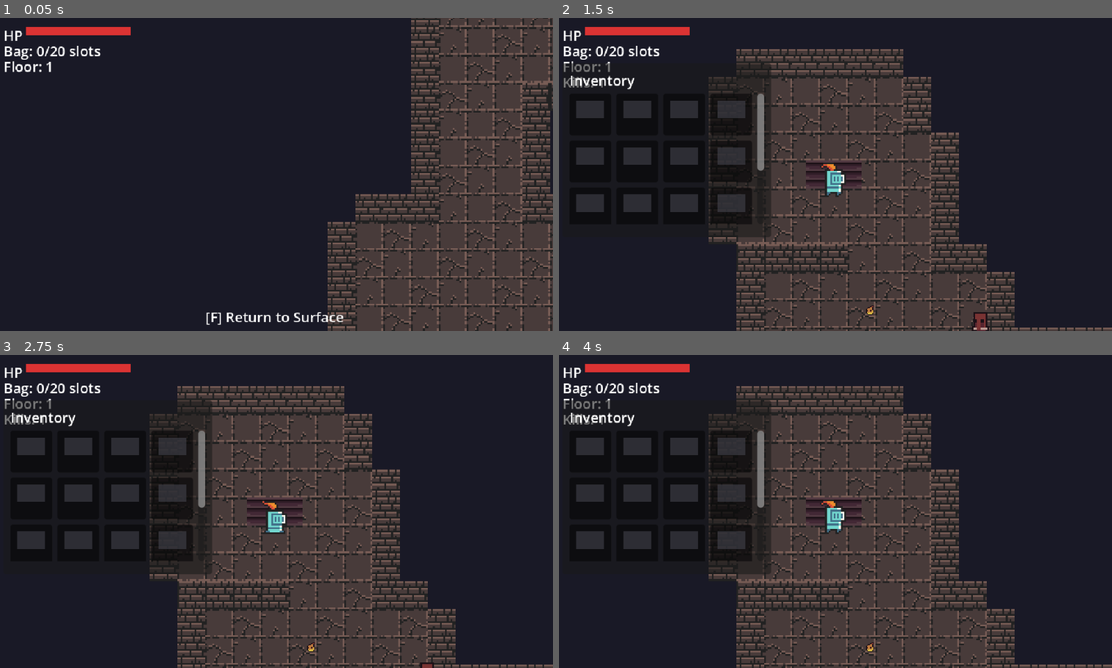
Above: before the commit, frames 1-4 (two rows, left to right).
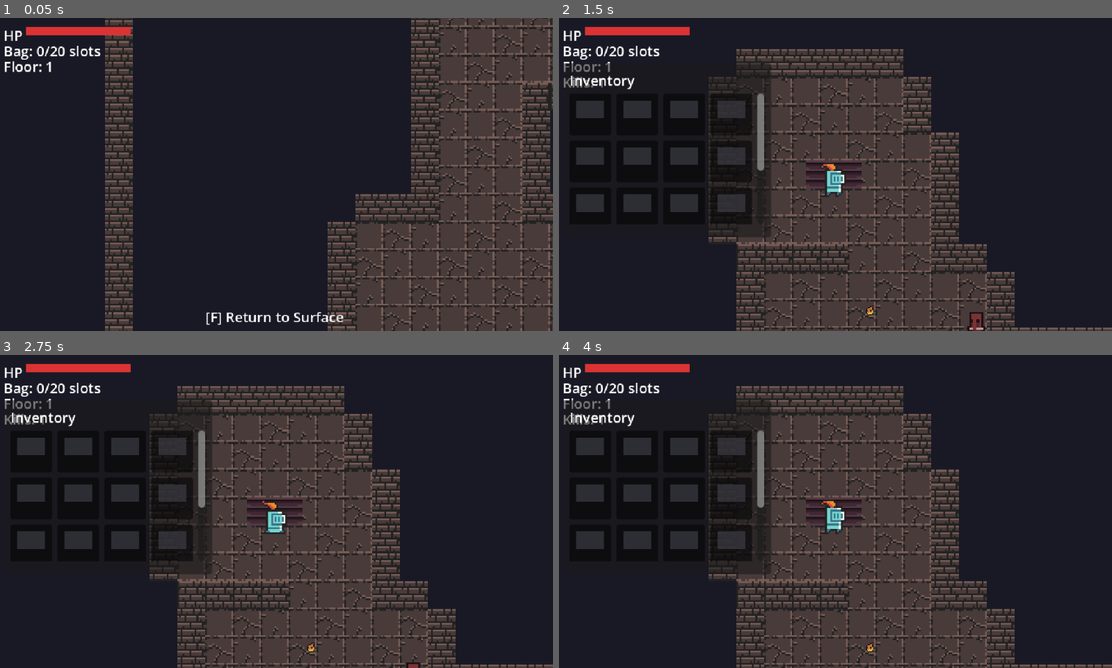
Above: after the commit, the same moments.

Repository: apaqa/depthcraft
Game: Godot game, scene res://scenes/main.tscn
Same seed, same stepped clock (60 frames per second), same inputs: the game is played once before the commit and once after it.
Inputs (mouse positions are in pixels of both pictures, inside the frame that each line leads up to):
- Up to frame 1 (0.05 s): no input
- Up to frame 2 (1.5 s): tap Enter (toggle_inventory) at 0.5 s; move the mouse to (957, 158) at 0.52 s; hold D (move_right) 0.53-1.28 s; hold F (enter) 0.53-1.28 s; click (957, 158) at 0.67 s; move the mouse to (724, 190) at 1.27 s; hold S (move_down) from 1.28 s (still down); click (724, 190) at 1.35 s
- Up to frame 3 (2.75 s): tap F (enter) at 1.55, 2.3 s; move the mouse to (331, 442) at 2.02 s; release S (move_down) at 2.03 s; hold D (move_right) from 2.03 s (still down); hold Mouse wheel up (build_next) from 2.03 s (still down); click (331, 442) at 2.17 s
- Up to frame 4 (4 s): move the mouse to (807, 574) at 2.77 s; release D (move_right) at 2.78 s; release Mouse wheel up (build_next) at 2.78 s; hold W (move_up) 2.78-3.53 s; tap Mouse wheel down (build_prev) at 2.85 s; click (807, 574) at 2.92 s; tap F (enter) at 3.05 s; move the mouse to (1001, 558) at 3.52 s; hold A (move_left) from 3.53 s (still down); hold F (enter) from 3.53 s (still down); tap Shift (dodge) at 3.6 s; click (1001, 558) at 3.67 s

The runs differ from the first frame. In frame 1, 3.2% of the frame differs, in the area x 18-25%, y 0-100%; in frame 2, 0.2%; in frame 3, less than 0.1%; in frame 4, nothing differs.

Commit message:
fix: dungeon wall collision, building display, overlap prevention

Diff:
--- a/scenes/dungeon/dungeon_level.tscn
+++ b/scenes/dungeon/dungeon_level.tscn
@@ -9,6 +9,8 @@
 [node name="TileMapLayer" type="TileMapLayer" parent="."]
 tile_set = ExtResource("2_43lbp")
 
+[node name="WallCollisionRoot" type="Node2D" parent="."]
+
 [node name="FeatureRoot" type="Node2D" parent="."]
 
 [node name="EnemyRoot" type="Node2D" parent="."]
--- a/scenes/overworld/test_overworld.tscn
+++ b/scenes/overworld/test_overworld.tscn
@@ -17,6 +17,9 @@
 
 [node name="BuildingLayer" type="TileMapLayer" parent="."]
 tile_set = ExtResource("2_fba6m")
+z_index = 0
+
+[node name="BuildingContainer" type="Node2D" parent="."]
 z_index = 0
 
 [node name="PlayerSpawn" type="Marker2D" parent="."]
--- a/scripts/building/building_data.gd
+++ b/scripts/building/building_data.gd
@@ -13,6 +13,7 @@
 		"kind": "tile",
 		"cost": {"wood": 2},
 		"has_collision": true,
+		"preview_texture": preload("res://assets/crate.png"),
 		"tile_source_id": 106,
 		"tile_atlas_coords": FULL_TILE_ATLAS,
 	},
@@ -22,6 +23,7 @@
 		"kind": "tile",
 		"cost": {"wood": 1},
 		"has_collision": false,
+		"preview_texture": preload("res://assets/floor_5.png"),
 		"tile_source_id": 3,
 		"tile_atlas_coords": FULL_TILE_ATLAS,
 	},
@@ -31,6 +33,7 @@
 		"kind": "tile",
 		"cost": {"stone": 3},
 		"has_collision": true,
+		"preview_texture": preload("res://assets/wall_missing_brick_1.png"),
 		"tile_source_id": 107,
 		"tile_atlas_coords": FULL_TILE_ATLAS,
 	},
@@ -40,6 +43,7 @@
 		"kind": "tile",
 		"cost": {"stone": 2},
 		"has_collision": false,
+		"preview_texture": preload("res://assets/floor_8.png"),
 		"tile_source_id": 4,
 		"tile_atlas_coords": FULL_TILE_ATLAS,
 	},
--- a/scripts/building/building_system.gd
+++ b/scripts/building/building_system.gd
@@ -22,6 +22,7 @@
 var active_level_id: String = ""
 var active_level = null
 var building_layer: TileMapLayer = null
+var building_container: Node2D = null
 var placed_buildings: Dictionary = {}
 var placed_facilities: Dictionary = {}
 var selected_building_index: int = 0
@@ -29,6 +30,7 @@
 var home_core_position: Vector2 = Vector2.ZERO
 var home_core_instance = null
 var facility_instances: Dictionary = {}
+var building_instances: Dictionary = {}
 var debug_mode: bool = false
 var _loaded_from_save: bool = false
 
@@ -42,9 +44,11 @@
 	active_level_id = level_id
 	active_level = level
 	building_layer = null
+	building_container = null
 
 	if active_level != null:
 		building_layer = active_level.get_node_or_null("BuildingLayer")
+		building_container = active_level.get_node_or_null("BuildingContainer")
 
 	if active_level_id != "overworld":
 		exit_build_mode()
@@ -139,7 +143,7 @@
 
 
 func can_use_build_mode() -> bool:
-	return active_level_id == "overworld" and building_layer != null
+	return active_level_id == "overworld" and building_container != null
 
 
 func get_selected_building() -> Dictionary:
@@ -186,7 +190,7 @@
 	if building.is_empty():
 		return null
 
-	if str(building.get("kind", "tile")) == "facility":
+	if building.has("preview_texture"):
 		return building.get("preview_texture", null)
 
 	if building_layer == null:
@@ -221,10 +225,10 @@
 			return false
 	else:
 		print("BUILD: placing ", building_id, " at ", tile_pos)
-		print("BUILD: layer=", building_layer, " source_id=", int(building["tile_source_id"]), " atlas=", building["tile_atlas_coords"])
-		building_layer.set_cell(tile_pos, int(building["tile_source_id"]), building["tile_atlas_coords"], 0)
-		print("BUILD: set_cell called on layer")
-		print("Cell set. Verify: source=", building_layer.get_cell_source_id(tile_pos), " atlas=", building_layer.get_cell_atlas_coords(tile_pos))
+		print("BUILD: sprite texture=", building.get("preview_texture", null), " source_id=", int(building["tile_source_id"]), " atlas=", building["tile_atlas_coords"])
+		if not _place_tile_building(tile_pos, building):
+			_refund_full_cost(building["cost"])
+			return false
 		placed_buildings[tile_pos] = building_id
 	_auto_save()
 	build_state_changed.emit()
@@ -235,7 +239,11 @@
 	if placed_buildings.has(tile_pos):
 		var building_id := str(placed_buildings[tile_pos])
 		var building: Dictionary = BUILDING_DATA.get_building(building_id)
-		building_layer.erase_cell(tile_pos)
+		if building_instances.has(tile_pos):
+			var placed_instance = building_instances[tile_pos]
+			if is_instance_valid(placed_instance):
+				placed_instance.queue_free()
+			building_instances.erase(tile_pos)
 		placed_buildings.erase(tile_pos)
 		_refund_partial_cost(building.get("cost", {}))
 		_auto_save()
@@ -263,13 +271,7 @@
 	if not can_use_build_mode():
 		return false
 
-	if building_layer.get_cell_source_id(tile_pos) != -1:
-		return false
-
-	if placed_buildings.has(tile_pos):
-		return false
-
-	if placed_facilities.has(tile_pos):
+	if _is_position_occupied(tile_pos):
 		return false
 
 	if tile_pos == _get_player_tile_pos():
@@ -296,10 +298,7 @@
 	if tile_pos == _get_player_tile_pos():
 		return false
 
-	if building_layer.get_cell_source_id(tile_pos) != -1:
-		return false
-
-	if placed_buildings.has(tile_pos):
+	if _is_position_occupied(tile_pos):
 		return false
 
 	if _has_blocking_world_object(tile_pos):
@@ -408,22 +407,28 @@
 
 
 func _apply_saved_state_to_level() -> void:
-	if building_layer == null:
-		return
-
-	building_layer.clear()
+	if active_level == null:
+		return
+
+	if building_layer != null:
+		building_layer.clear()
 	for tile_pos in facility_instances.keys():
 		var existing = facility_instances[tile_pos]
 		if is_instance_valid(existing):
 			existing.queue_free()
 	facility_instances.clear()
+	for tile_pos in building_instances.keys():
+		var building_instance = building_instances[tile_pos]
+		if is_instance_valid(building_instance):
+			building_instance.queue_free()
+	building_instances.clear()
 
 	for tile_pos in placed_buildings.keys():
 		var building_id := str(placed_buildings[tile_pos])
 		var building := BUILDING_DATA.get_building(building_id)
 		if building.is_empty():
 			continue
-		building_layer.set_cell(tile_pos, int(building["tile_source_id"]), building["tile_atlas_coords"], 0)
+		_place_tile_building(tile_pos, building)
 
 	for tile_pos in placed_facilities.keys():
 		var facility_data: Dictionary = placed_facilities[tile_pos]
@@ -500,6 +505,39 @@
 	if instance.has_signal("chest_changed") and not instance.chest_changed.is_connected(_on_facility_changed):
 		instance.chest_changed.connect(_on_facility_changed.bind(tile_pos))
 	facility_instances[tile_pos] = instance
+	return true
+
+
+func _place_tile_building(tile_pos: Vector2i, building: Dictionary) -> bool:
+	if building_container == null:
+		return false
+
+	if building_instances.has(tile_pos):
+		var existing = building_instances[tile_pos]
+		if is_instance_valid(existing):
+			existing.queue_free()
+
+	var placed_root := Node2D.new()
+	placed_root.position = _tile_to_world_center(tile_pos)
+	placed_root.z_index = 0
+	placed_root.name = "%s_%d_%d" % [str(building.get("id", "building")), tile_pos.x, tile_pos.y]
+
+	var sprite := Sprite2D.new()
+	sprite.texture = building.get("preview_texture", null)
+	sprite.texture_filter = CanvasItem.TEXTURE_FILTER_NEAREST
+	placed_root.add_child(sprite)
+
+	if bool(building.get("has_collision", false)):
+		var blocker := StaticBody2D.new()
+		var collision := CollisionShape2D.new()
+		var shape := RectangleShape2D.new()
+		shape.size = Vector2(16, 16)
+		collision.shape = shape
+		blocker.add_child(collision)
+		placed_root.add_child(blocker)
+
+	building_container.add_child(placed_root)
+	building_instances[tile_pos] = placed_root
 	return true
 
 
@@ -539,3 +577,13 @@
 				"data": facility.get("data", {}),
 			}
 	return normalized
+
+
+func _is_position_occupied(tile_pos: Vector2i) -> bool:
+	if placed_buildings.has(tile_pos):
+		return true
+	if placed_facilities.has(tile_pos):
+		return true
+	if home_core_position != Vector2.ZERO and _world_to_tile(home_core_position) == tile_pos:
+		return true
+	return false
--- a/scripts/dungeon/dungeon_generator.gd
+++ b/scripts/dungeon/dungeon_generator.gd
@@ -103,6 +103,12 @@
 			if floor_tiles.has(wall_tile):
 				continue
 			walls[wall_tile] = true
+	for x in range(MAP_SIZE.x):
+		walls[Vector2i(x, 0)] = true
+		walls[Vector2i(x, MAP_SIZE.y - 1)] = true
+	for y in range(MAP_SIZE.y):
+		walls[Vector2i(0, y)] = true
+		walls[Vector2i(MAP_SIZE.x - 1, y)] = true
 	return walls
 
 
--- a/scripts/dungeon/dungeon_level.gd
+++ b/scripts/dungeon/dungeon_level.gd
@@ -22,6 +22,7 @@
 @export var current_floor: int = 1
 
 @onready var tile_map_layer: TileMapLayer = $TileMapLayer
+@onready var wall_collision_root: Node2D = $WallCollisionRoot
 @onready var feature_root: Node2D = $FeatureRoot
 @onready var enemy_root: Node2D = $EnemyRoot
 @onready var loot_root: Node2D = $LootRoot
@@ -62,10 +63,13 @@
 
 func _draw_floor() -> void:
 	tile_map_layer.clear()
+	for child in wall_collision_root.get_children():
+		child.queue_free()
 	for floor_tile: Vector2i in floor_data.get("floor_tiles", []):
 		tile_map_layer.set_cell(floor_tile, _get_floor_source(floor_tile), Vector2i.ZERO)
 	for wall_tile: Vector2i in floor_data.get("wall_tiles", []):
 		tile_map_layer.set_cell(wall_tile, _get_wall_source(wall_tile), Vector2i.ZERO)
+		_spawn_wall_blocker(wall_tile)
 	tile_map_layer.update_internals()
 
 
@@ -154,3 +158,14 @@
 		randi_range(room.position.x + 1, room.end.x - 2) * 16 + 8,
 		randi_range(room.position.y + 1, room.end.y - 2) * 16 + 8
 	)
+
+
+func _spawn_wall_blocker(tile_pos: Vector2i) -> void:
+	var blocker := StaticBody2D.new()
+	blocker.position = Vector2(tile_pos.x * 16 + 8, tile_pos.y * 16 + 8)
+	var collision := CollisionShape2D.new()
+	var shape := RectangleShape2D.new()
+	shape.size = Vector2(16, 16)
+	collision.shape = shape
+	blocker.add_child(collision)
+	wall_collision_root.add_child(blocker)
--- a/tests/test_building.gd
+++ b/tests/test_building.gd
@@ -46,6 +46,8 @@
 	var wood_wall: Dictionary = BUILDING_DATA.get_building("wood_wall")
 	var stone_wall: Dictionary = BUILDING_DATA.get_building("stone_wall")
 	var wood_door: Dictionary = BUILDING_DATA.get_building("wood_door")
+	_assert(wood_floor.get("preview_texture", null) != null, "Wood floor should provide a direct preview texture for sprite-based placement.")
+	_assert(wood_wall.get("preview_texture", null) != null, "Wood wall should provide a direct preview texture for sprite-based placement.")
 	_assert(int(wood_floor["tile_source_id"]) == 3, "Wood floor should use the dedicated brighter build-floor tile.")
 	_assert(int(stone_floor["tile_source_id"]) == 4, "Stone floor should use the distinct stone build-floor tile.")
 	_assert(int(wood_wall["tile_source_id"]) == 106, "Wood wall should use the wooden barricade tile.")
@@ -63,6 +65,7 @@
 	setup.player.inventory.add_item("wood", 5)
 	var result: bool = setup.building_system.place_building(Vector2i(2, 2), "wood_wall")
 	_assert(result, "Placing a wood wall with resources should succeed.")
+	_assert(setup.building_system.building_instances.has(Vector2i(2, 2)), "Placed tile buildings should spawn sprite instances.")
 	_assert(setup.player.inventory.get_item_count("wood") == 3, "Placing a wood wall should deduct 2 wood.")
 	await _cleanup_setup(setup)
 
@@ -144,6 +147,7 @@
 	setup.player.inventory.add_item("wood", 10)
 	setup.building_system.place_building(Vector2i(2, 2), "wood_wall")
 	_assert(not setup.building_system.place_building(Vector2i(2, 2), "wood_floor"), "Cannot place on an occupied tile.")
+	_assert(not setup.building_system.place_building(Vector2i(2, 2), "wood_door"), "Cannot place a facility on an occupied tile.")
 	await _cleanup_setup(setup)
 
 
--- a/tests/test_level_flow.gd
+++ b/tests/test_level_flow.gd
@@ -46,6 +46,7 @@
 	var wall_tiles: Array = dungeon.floor_data.get("wall_tiles", [])
 	_assert(not floor_tiles.is_empty(), "Generated dungeon should contain carved floor tiles.")
 	_assert(not wall_tiles.is_empty(), "Generated dungeon should contain wall tiles.")
+	_assert(dungeon.get_node("WallCollisionRoot").get_child_count() == wall_tiles.size(), "Each dungeon wall tile should spawn an explicit collision blocker.")
 
 	var spawn_point: Vector2 = dungeon.floor_data.get("spawn_point", Vector2.ZERO)
 	var exit_point: Vector2 = dungeon.floor_data.get("exit_point", Vector2.ZERO)
@@ -70,6 +71,7 @@
 
 	var overworld = main.current_level
 	_assert(overworld.get_node("BuildingLayer").z_index == 0, "Building layer should render at ground level so built tiles stay visible.")
+	_assert(overworld.get_node("BuildingContainer") != null, "Overworld should expose a building container for sprite-based placements.")
 	_assert(overworld.get_node("TileMapLayer").modulate == Color(0.55, 0.75, 0.45, 1), "Overworld ground should be brightened for outdoor contrast.")
 	_assert(main.player.z_index == 1, "Player should render above the building layer.")
 
